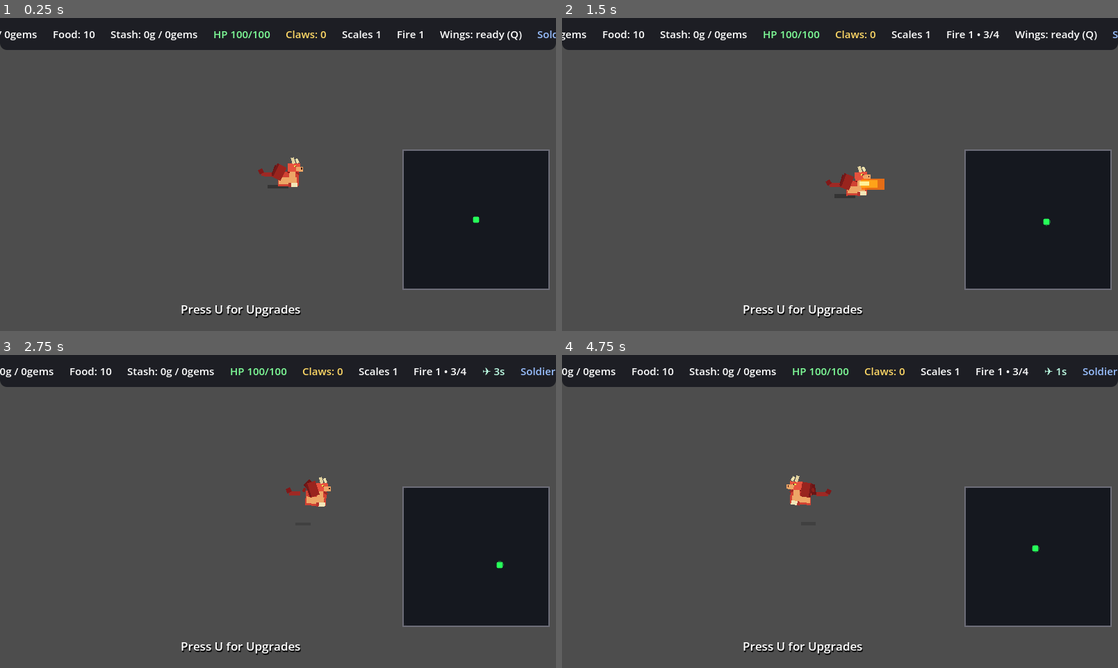
Above: before the commit, frames 1-4 (two rows, left to right).
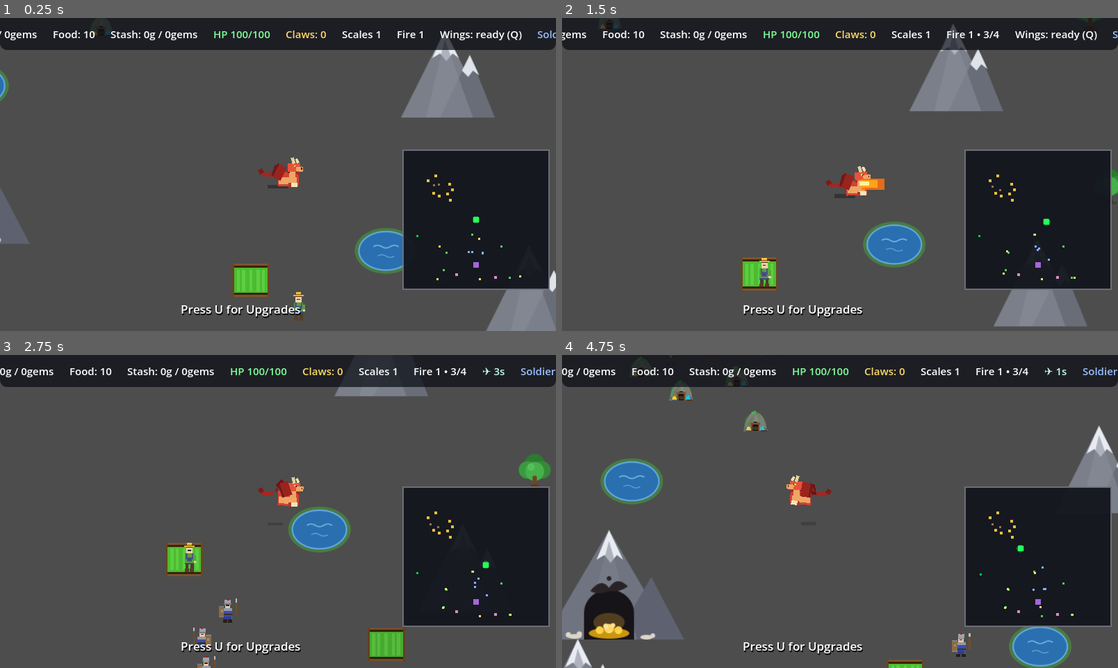
Above: after the commit, the same moments.

Repository: hyperdrive/dragonheart
Game: Godot game, scene res://scenes/main/Main.tscn
Same seed, same stepped clock (60 frames per second), same inputs: the game is played once before the commit and once after it.
Inputs:
- Up to frame 1 (0.25 s): no input
- Up to frame 2 (1.5 s): tap U at 0.5, 1.25 s; hold D (move_right) 0.53-1.28 s; hold E (eat) 0.53-1.28 s; hold S (move_down) from 1.28 s (still down); tap Space (fire) at 1.35 s
- Up to frame 3 (2.75 s): tap U at 2 s; release S (move_down) at 2.03 s; hold D (move_right) from 2.03 s (still down); tap Q (fly) at 2.1 s
- Up to frame 4 (4.75 s): tap U at 2.75, 3.5, 4.25 s; release D (move_right) at 2.78 s; hold W (move_up) 2.78-3.53 s; tap 1 at 2.85 s; hold A (move_left) from 3.53 s (still down); tap 2 at 3.6 s; tap 3 at 4.35 s

The runs differ from the first frame. In frame 1, 6.6% of the frame differs, in the area x 0-100%, y 0-100%; in frame 2, 6.3%; in frame 3, 4.7%; in frame 4, 9.0%.
Error before the commit: Parse Error: Cannot infer the type of "story_kind" variable because the value doesn't have a set type. (res://scripts/main/WorldManager.gd:1042)

Commit message:
fix: add explicit type annotations to King story selection
GDScript 4.7 requires type annotations when the type can't be inferred
from context. Added:

- king_variants: Array[String]
- story_kind: String

Fixes SCRIPT ERROR: Cannot infer the type of 'story_kind' variable.

Diff:
--- a/scripts/main/WorldManager.gd
+++ b/scripts/main/WorldManager.gd
@@ -1030,7 +1030,7 @@
 	if king_npc != null:
 		king_npc.home_position = king.global_position
 	# Pick a King story variant at random (user: 6 epic one-liners).
-	var king_variants := [
+	var king_variants: Array[String] = [
 		"king_defiant",
 		"king_courageous",
 		"king_challenger",
@@ -1039,7 +1039,7 @@
 		"king_renegade",
 	]
 	var variant_idx := int(randi() % king_variants.size())
-	var story_kind := king_variants[variant_idx]
+	var story_kind: String = king_variants[variant_idx]
 	if game_manager != null:
 		game_manager.notify_story(story_kind)
 		game_manager.start_boss_battle(king)
